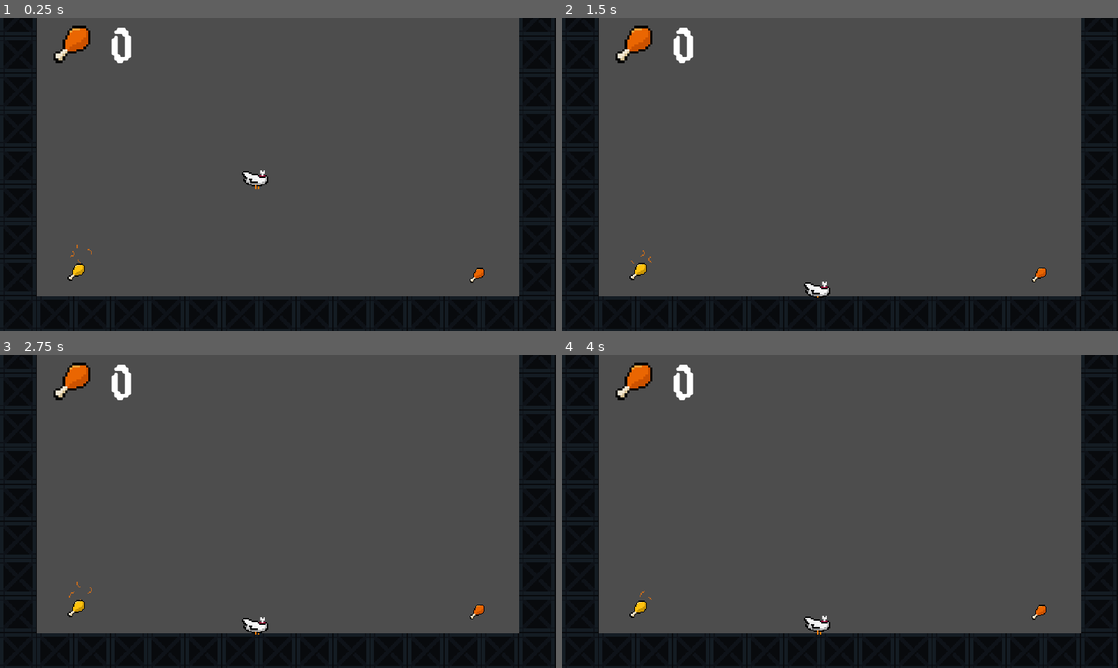
Above: before the commit, frames 1-4 (two rows, left to right).
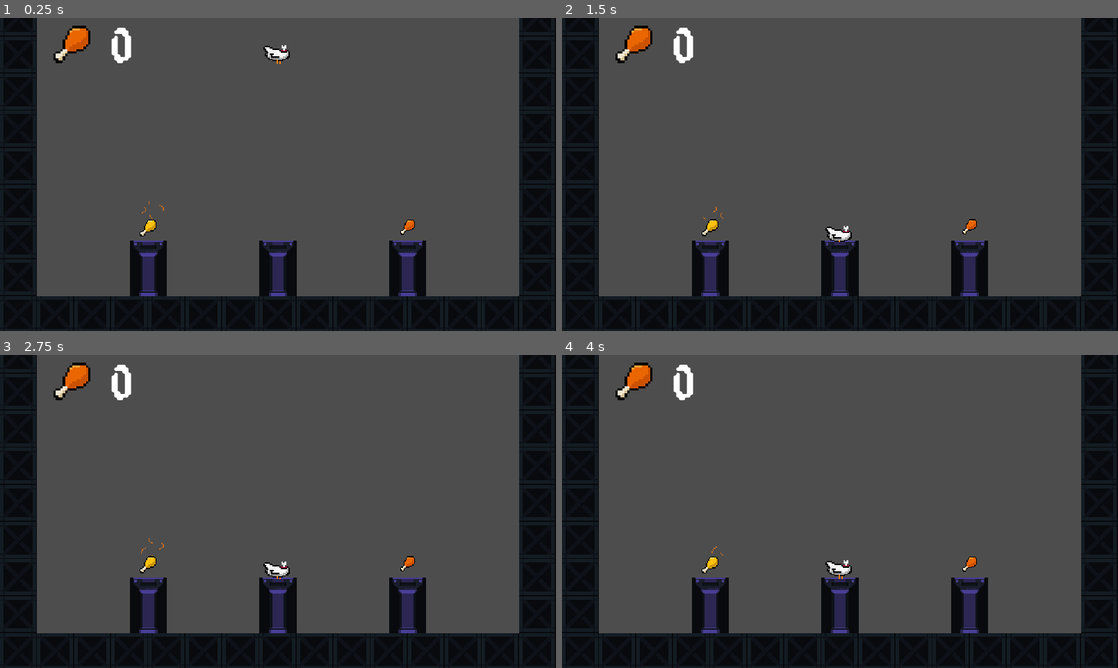
Above: after the commit, the same moments.

Repository: teo-clerk/CHICKHEAD
Game: Godot game, scene res://Scenes/mapa_prueba.tscn
The game is run twice, just before and just after one commit, with the same random seed, the same clock (stepped at 60 frames per second) and the same inputs. The project has no main scene, so this scene is started directly.
Inputs (mouse positions are in pixels of both pictures, inside the frame that each line leads up to):
- Up to frame 1 (0.25 s): no input
- Up to frame 2 (1.5 s): move the mouse to (962, 158) at 0.52 s; click (962, 158) at 0.6 s; move the mouse to (728, 190) at 1.27 s; click (728, 190) at 1.35 s
- Up to frame 3 (2.75 s): move the mouse to (333, 442) at 2.02 s; click (333, 442) at 2.1 s
- Up to frame 4 (4 s): move the mouse to (812, 574) at 2.77 s; click (812, 574) at 2.85 s; move the mouse to (1006, 558) at 3.52 s; click (1006, 558) at 3.6 s

The runs differ from the first frame. In frame 1, 4.3% of the frame differs, in the area x 12-88%, y 8-89%; in frame 2, 4.2%; in frame 3, 4.2%; in frame 4, 4.2%.

Commit message:
ColumnasIncluidas

Diff:
--- a/Scenes/mapa_prueba.tscn
+++ b/Scenes/mapa_prueba.tscn
@@ -90,9 +90,11 @@
 0:4/0 = 0
 0:4/0/physics_layer_0/linear_velocity = Vector2(0, 0)
 0:4/0/physics_layer_0/angular_velocity = 0.0
+0:4/0/physics_layer_0/polygon_0/points = PackedVector2Array(-5.25, -8, 8, -8, 8, 8, 1.25, 8, -4.5, -2.125)
 1:4/0 = 0
 1:4/0/physics_layer_0/linear_velocity = Vector2(0, 0)
 1:4/0/physics_layer_0/angular_velocity = 0.0
+1:4/0/physics_layer_0/polygon_0/points = PackedVector2Array(-8, -8, 5.625, -8, 5.5, -2.875, -0.875, 8, -8, 8)
 2:4/0 = 0
 2:4/0/physics_layer_0/linear_velocity = Vector2(0, 0)
 2:4/0/physics_layer_0/angular_velocity = 0.0
@@ -108,9 +110,11 @@
 0:5/0 = 0
 0:5/0/physics_layer_0/linear_velocity = Vector2(0, 0)
 0:5/0/physics_layer_0/angular_velocity = 0.0
+0:5/0/physics_layer_0/polygon_0/points = PackedVector2Array(1.75, -8, 8, -8, 8, 0.25, 8, 8, 2, 8)
 1:5/0 = 0
 1:5/0/physics_layer_0/linear_velocity = Vector2(0, 0)
 1:5/0/physics_layer_0/angular_velocity = 0.0
+1:5/0/physics_layer_0/polygon_0/points = PackedVector2Array(-8, -8, -1.25, -8, -1.125, 8, -8, 8, -8, 2.375)
 2:5/0 = 0
 2:5/0/physics_layer_0/linear_velocity = Vector2(0, 0)
 2:5/0/physics_layer_0/angular_velocity = 0.0
@@ -126,9 +130,11 @@
 0:6/0 = 0
 0:6/0/physics_layer_0/linear_velocity = Vector2(0, 0)
 0:6/0/physics_layer_0/angular_velocity = 0.0
+0:6/0/physics_layer_0/polygon_0/points = PackedVector2Array(1.75, -8, 8, -8, 8, 8, -0.25, 8, 1.75, 3.125)
 1:6/0 = 0
 1:6/0/physics_layer_0/linear_velocity = Vector2(0, 0)
 1:6/0/physics_layer_0/angular_velocity = 0.0
+1:6/0/physics_layer_0/polygon_0/points = PackedVector2Array(-8, -8, -1.25, -8, -1.125, 3.625, 0.125, 8, -8, 8)
 2:6/0 = 0
 2:6/0/physics_layer_0/linear_velocity = Vector2(0, 0)
 2:6/0/physics_layer_0/angular_velocity = 0.0
@@ -1343,16 +1349,16 @@
 scale = Vector2(2, 2)
 tile_set = SubResource("TileSet_vsbjv")
 format = 2
-layer_0/tile_data = PackedInt32Array(983040, 0, 2, 1048576,  …(1927 unchanged characters)… , 0, 0, 3, -65535, 65536, 2, 1, 65536, 3)
+layer_0/tile_data = PackedInt32Array(983040, 0, 2, 1048576,  …(1927 unchanged characters)… , 0, 0, 3, -65535, 65536, 2, 1, 65536, 3, 786439, 0, 4, 851975, 0, 5, 917511, 0, 6, 786440, 65536, 4, 851976, 65536, 5, 917512, 65536, 6, 786453, 0, 4, 851989, 0, 5, 917525, 0, 6, 786454, 65536, 4, 851990, 65536, 5, 917526, 65536, 6, 786446, 0, 4, 851982, 0, 5, 917518, 0, 6, 786447, 65536, 4, 851983, 65536, 5, 917519, 65536, 6)
 
 [node name="Jugador" parent="." instance=ExtResource("6_uej7m")]
-position = Vector2(442, 241)
+position = Vector2(479, 25)
 
 [node name="Node2D" parent="." instance=ExtResource("5_eun5q")]
 position = Vector2(164, 49)
 
 [node name="Area2D" parent="." instance=ExtResource("6_f76bx")]
-position = Vector2(132, 442)
+position = Vector2(256, 366)
 
 [node name="Area2D2" parent="." instance=ExtResource("7_h8qld")]
-position = Vector2(824, 447)
+position = Vector2(704, 364)
